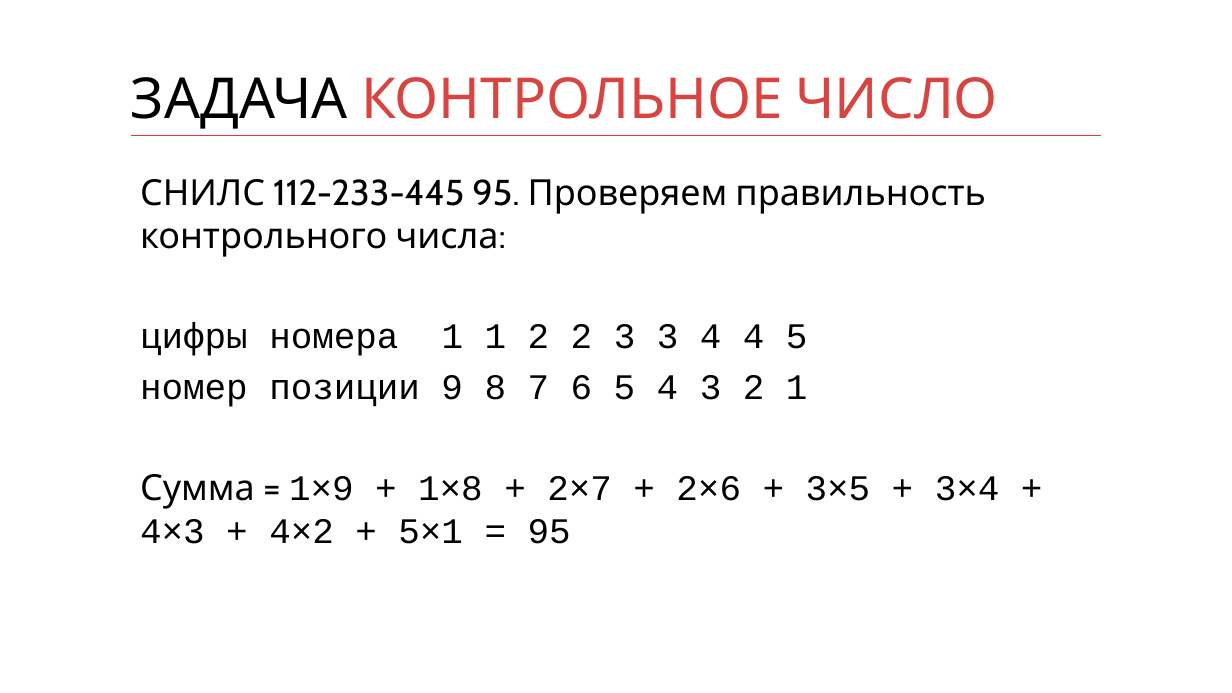
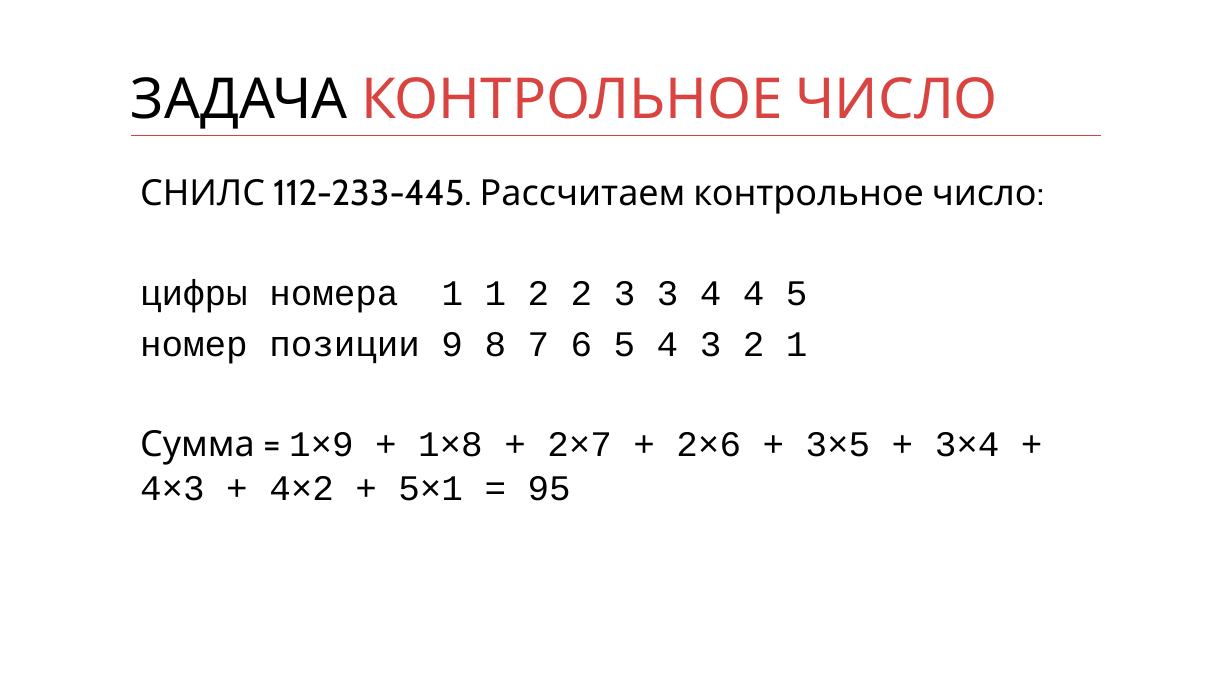
Before and after one commit to kontur-courses/clean-code, a slide deck: slide 38 of clean-code.pptx (slide 9 before the commit). Drawn at 1232x693 pixels with LibreOffice and Linux fonts; fonts in the diff are those of the drawing. Boxes give left, top, right and bottom in pixels: in the first picture for what was removed or moved away, otherwise in the second. Text is boxed around its words. In the diff, an @@ line names an element or a change of style, - is before the commit and + after.

```diff
--- a/clean-code.pptx
+++ b/clean-code.pptx
@@ text at (x1=140, y1=179, x2=1037, y2=214): text changed @@
-СНИЛС 112-233-445 95. Проверяем правильность контрольного числа:
+СНИЛС 112-233-445. Рассчитаем контрольное число:
```
Also in this commit, not shown: 5 other slides changed, 6 slides added.
